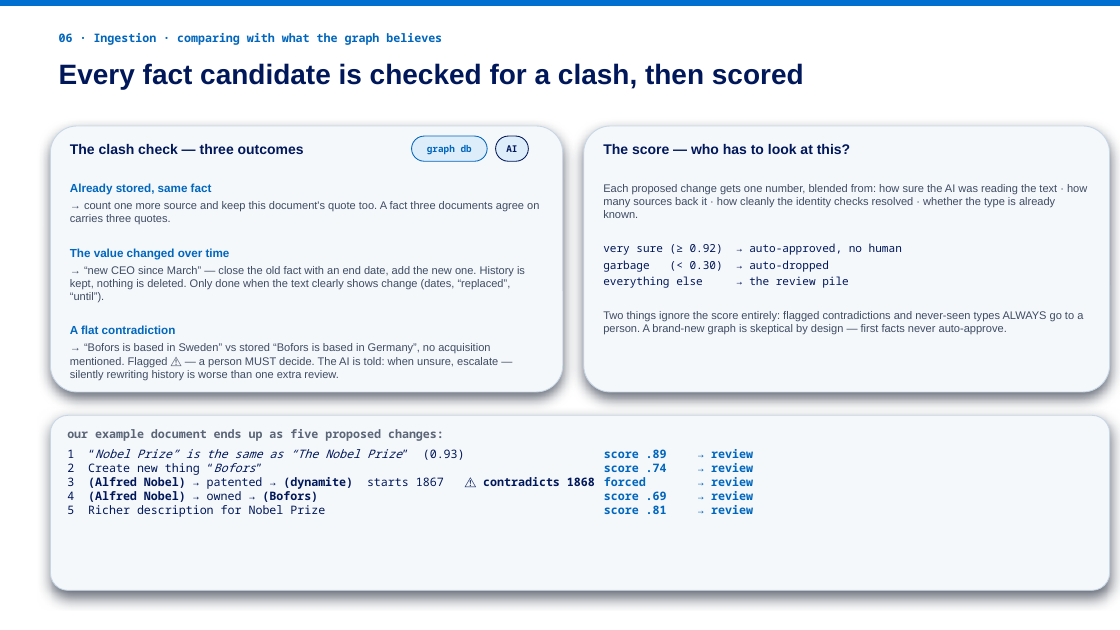
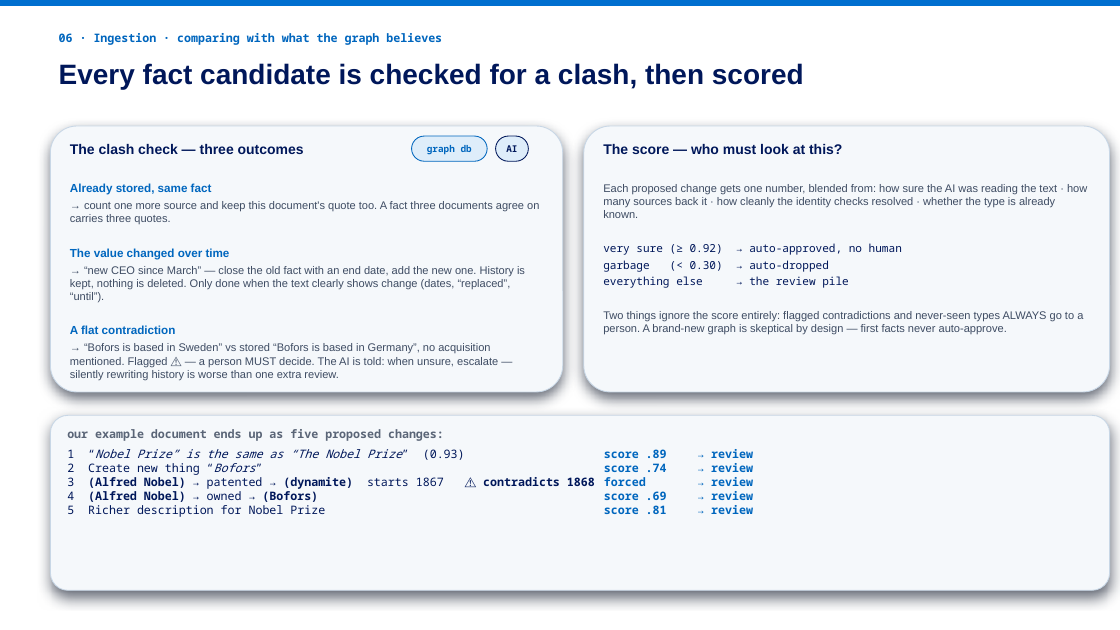
Before and after one commit to clsanc195/ks_ingestion_inference, a slide deck: slide 7 of docs/kgi-database-walkthrough.pptx. Drawn at 1120x630 pixels with LibreOffice and Linux fonts; fonts in the diff are those of the drawing. Boxes give left, top, right and bottom in pixels: in the first picture for what was removed or moved away, otherwise in the second. Text is boxed around its words. In the diff, an @@ line names an element or a change of style, - is before the commit and + after.

```diff
--- a/docs/kgi-database-walkthrough.pptx
+++ b/docs/kgi-database-walkthrough.pptx
@@ text in rounded rectangle at bbox=[603, 144, 842, 154]: text changed @@
-The score — who has to look at this?
+The score — who must look at this?
```
Also in this commit, not shown: 3 other slides changed.
